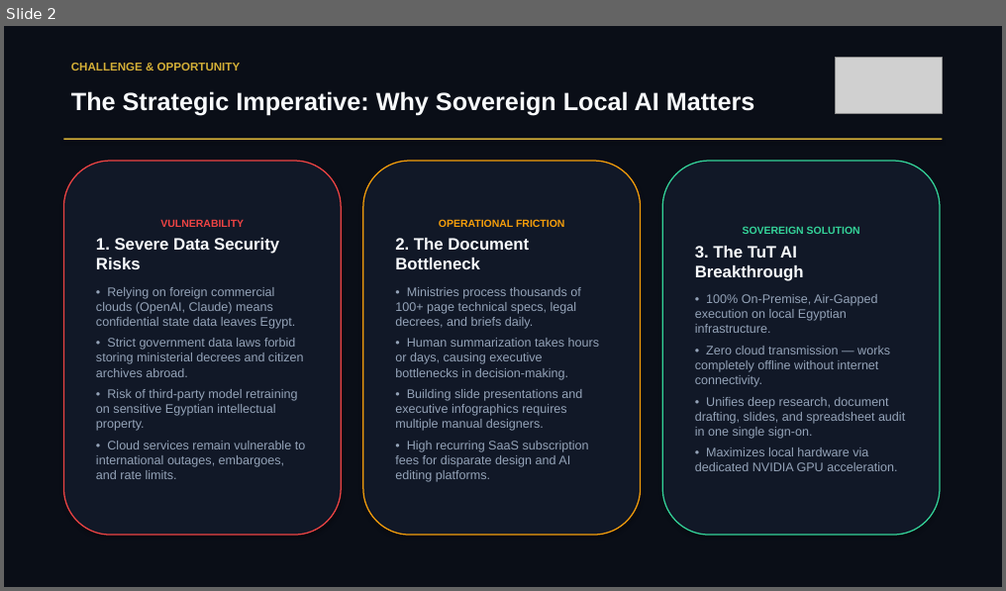
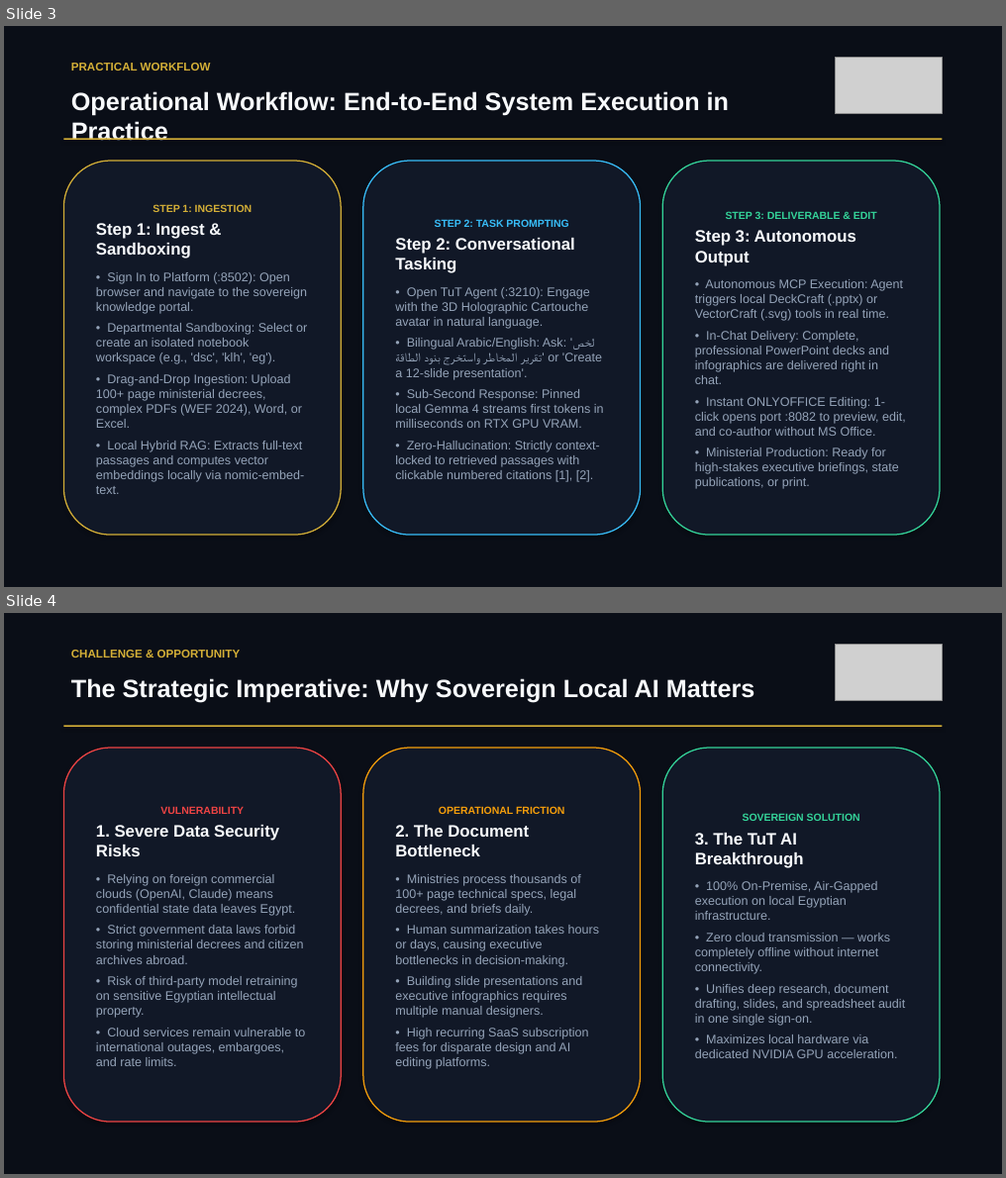
Before and after one commit to AhmdArFa/MCIT-AI-Workspace, a slide deck: TuT_AI_Marketing_Pitch_Deck.pptx. Shown one above the other, each under a label of ours: slide 2 before the commit, slides 3 and 4 after it. The pictures are 1006x591 and 1006x1178 pixels, drawn with LibreOffice and Linux fonts; fonts in the diff are those of the drawing; grey boxes stand for pictures. Boxes give left, top, right and bottom in pixels: in the first picture for what was removed or moved away, otherwise in the second. Text is boxed around its words. In the diff, an @@ line names an element or a change of style, - is before the commit and + after.

```diff
--- a/TuT_AI_Marketing_Pitch_Deck.pptx
+++ b/TuT_AI_Marketing_Pitch_Deck.pptx
@@ slide 3 added at [4, 26, 1002, 587], background #FFFFFF @@
@@ rectangle added at [4, 26, 1002, 587], fill #0A0E17 @@
@@ text added at [71, 63, 211, 71], 11 pt, text #D4AF37, bold @@
+PRACTICAL WORKFLOW
@@ picture added at [835, 58, 943, 113] @@
@@ text added at [71, 91, 729, 141], 24 pt, text #F8FAFC, bold @@
+Operational Workflow: End-to-End System Execution in Practice
@@ rectangle added at [63, 138, 943, 140], fill #D4AF37 @@
@@ rounded rectangle added at [63, 161, 341, 535], fill #111827, outline #D4AF37 1.2 pt, 12 pt, text #94A3B8 @@
+STEP 1: INGESTION
+Step 1: Ingest & Sandboxing
+• Sign In to Platform (:8502): Open browser and navigate to the sovereign knowledge portal.
+• Departmental Sandboxing: Select or create an isolated notebook workspace (e.g., 'dsc', 'klh', 'eg').
+• Drag-and-Drop Ingestion: Upload 100+ page ministerial decrees, complex PDFs (WEF 2024), Word, or Excel.
+• Local Hybrid RAG: Extracts full-text passages and computes vector embeddings locally via nomic-embed-text.
@@ rounded rectangle added at [363, 161, 641, 535], fill #111827, outline #38BDF8 1.2 pt, 12 pt, text #94A3B8 @@
+STEP 2: TASK PROMPTING
+Step 2: Conversational Tasking
+• Open TuT Agent (:3210): Engage with the 3D Holographic Cartouche avatar in natural language.
+• Bilingual Arabic/English: Ask: 'لخص تقرير المخاطر واستخرج بنود الطاقة' or 'Create a 12-slide presentation'.
+• Sub-Second Response: Pinned local Gemma 4 streams first tokens in milliseconds on RTX GPU VRAM.
+• Zero-Hallucination: Strictly context-locked to retrieved passages with clickable numbered citations [1], [2].
@@ rounded rectangle added at [662, 161, 940, 535], fill #111827, outline #34D399 1.2 pt, 12 pt, text #94A3B8 @@
+STEP 3: DELIVERABLE & EDIT
+Step 3: Autonomous Output
+• Autonomous MCP Execution: Agent triggers local DeckCraft (.pptx) or VectorCraft (.svg) tools in real time.
+• In-Chat Delivery: Complete, professional PowerPoint decks and infographics are delivered right in chat.
+• Instant ONLYOFFICE Editing: 1-click opens port :8082 to preview, edit, and co-author without MS Office.
+• Ministerial Production: Ready for high-stakes executive briefings, state publications, or print.
@@ what was slide 2 is now slide 4 @@
```
Also in this commit, not shown: 1 other slide added, 4 other files.
